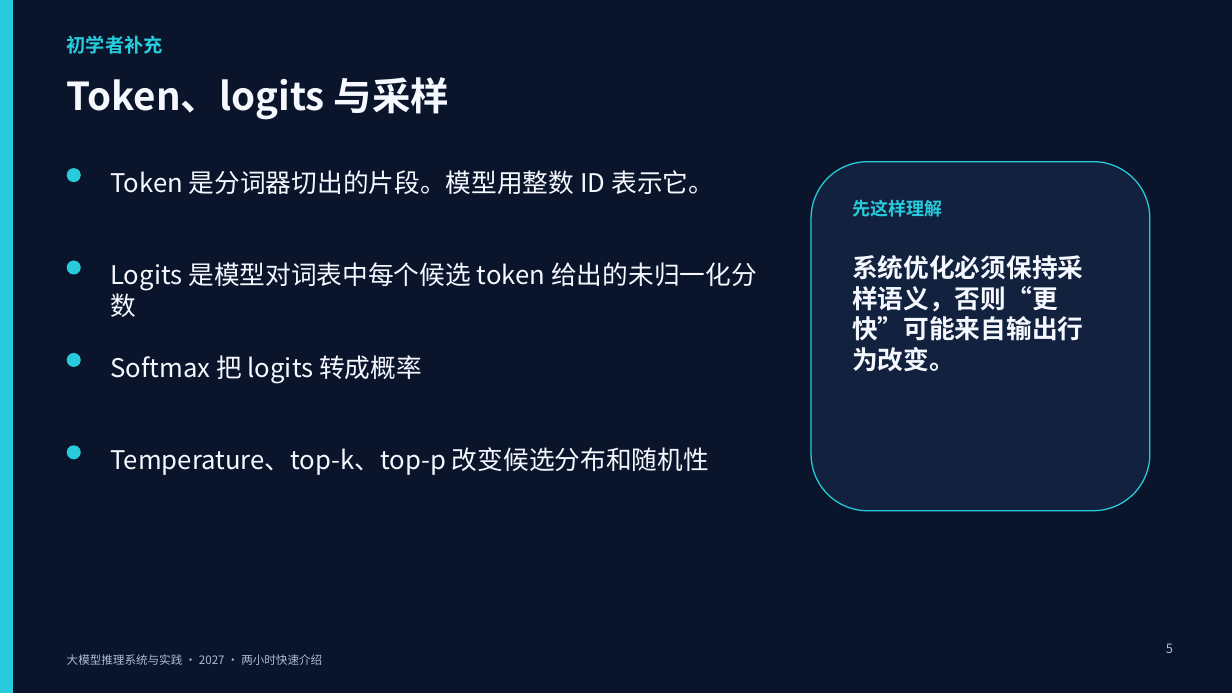
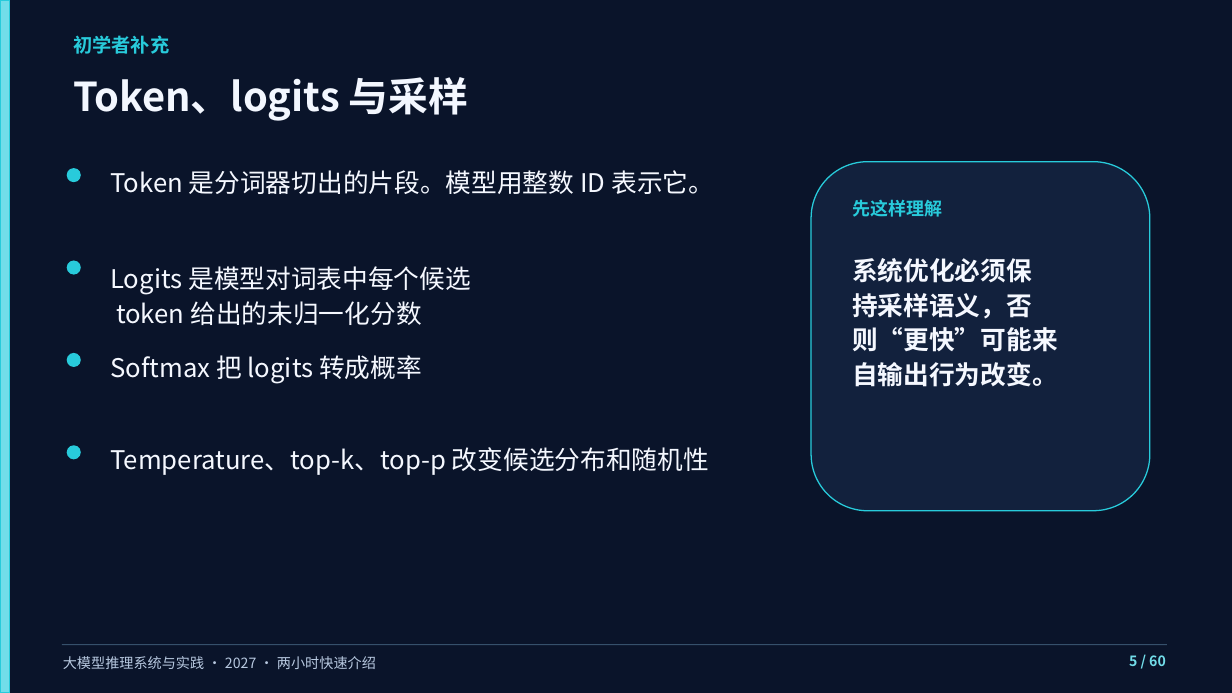
Before and after one commit to vLLM-HUST/intro-to-llm-inference-engines, a slide deck: slide 5 of build/slides/2027/course-overview/LLM推理系统_两小时快速介绍.pptx. Drawn at 1232x693 pixels with LibreOffice and Linux fonts; fonts in the diff are those of the drawing. Boxes give left, top, right and bottom in pixels: in the first picture for what was removed or moved away, otherwise in the second. Text is boxed around its words. In the diff, an @@ line names an element or a change of style, - is before the commit and + after.

Commit message:
Refine the projection layout across all ten course decks

```diff
--- a/build/slides/2027/course-overview/LLM推理系统_两小时快速介绍.pptx
+++ b/build/slides/2027/course-overview/LLM推理系统_两小时快速介绍.pptx
@@ rectangle resized from (x1=0, y1=0, x2=13, y2=693) to (x1=0, y1=0, x2=9, y2=693) @@
@@ rectangle at (x1=0, y1=0, x2=9, y2=693): fill #28CBDB to #72DDE9 @@
@@ text "初学者补充" moved from (x1=67, y1=35, x2=163, y2=54) to (x1=73, y1=35, x2=169, y2=54) @@
@@ text "Token、logits 与采样" at (x1=73, y1=77, x2=468, y2=121): size 30 to 31 pt, text colour #F5F8FF to #F3F7FF @@
@@ text "Logits 是模型对词表中每个候选 token 给出的未归一化分数" at (x1=110, y1=266, x2=471, y2=325): line spacing 1 to 1.12 @@
@@ text at (x1=852, y1=258, x2=1058, y2=387): text changed @@
-系统优化必须保持采样语义，否则“更快”可能来自输出行为改变。
+系统优化必须保
+持采样语义，否
+则“更快”可能来
+自输出行为改变。
@@ rectangle added at (x1=62, y1=644, x2=1167, y2=645), fill #36506B @@
@@ text "大模型推理系统与实践 · 2027 · 两小时快速介绍" at (x1=63, y1=656, x2=376, y2=669): size 9 to 11 pt, text colour #AEBCD3 to #B8C9E0; line spacing 1 to 1.1 @@
@@ rectangle removed at (x1=1119, y1=637, x2=1183, y2=670) @@
@@ text at (x1=1129, y1=655, x2=1166, y2=666): text changed; size 10 to 11 pt; text colour #AEBCD3 to #72DDE9; bold on @@
-5
+5 / 60
```
Also in this commit, not shown: 59 other slides changed, 9 other files.
